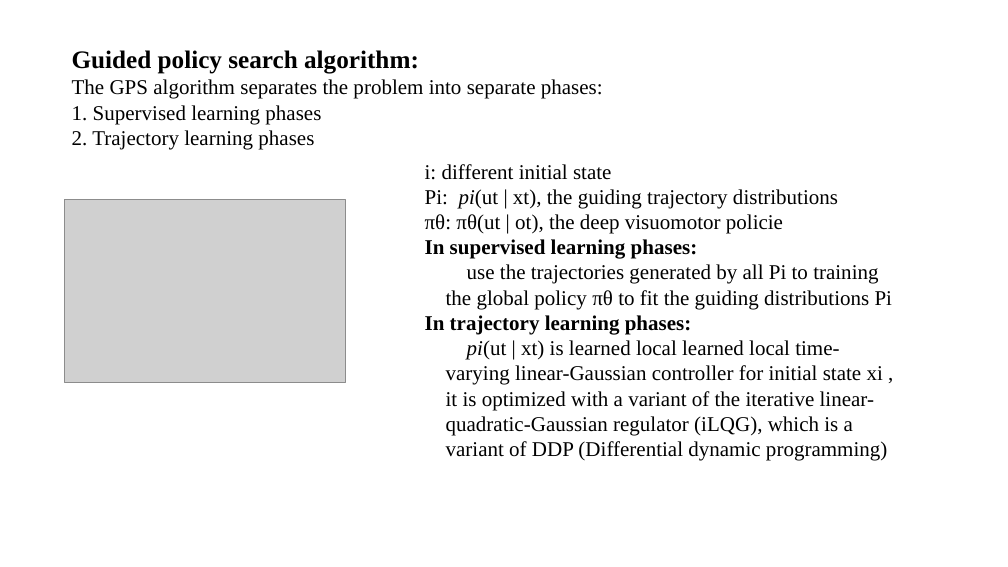
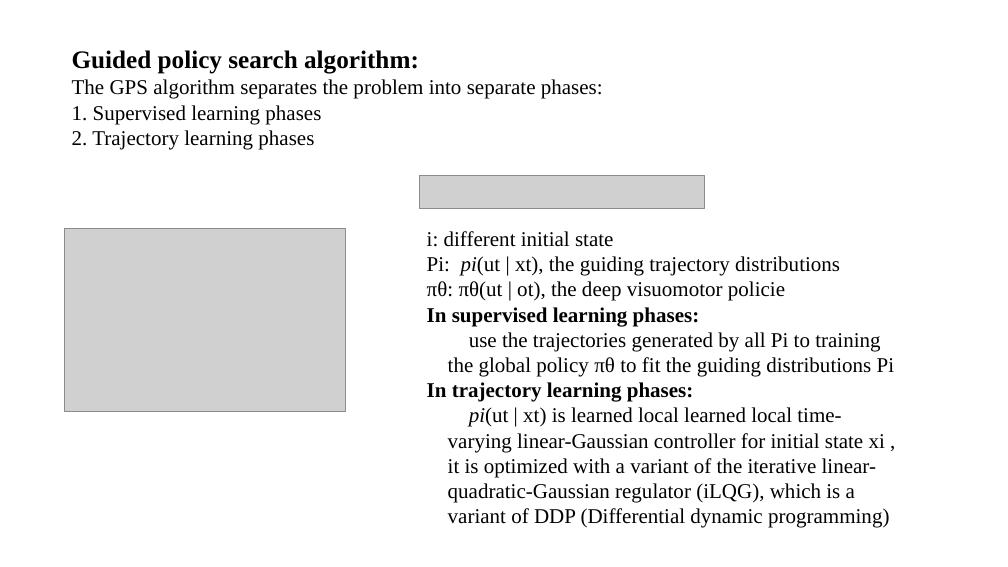
Before and after one commit to yychrzh/my-reinforcement-learning, a slide deck: slide 8 of PPT/End-to-End Training of Deep Visuomotor Policies.pptx. Drawn at 1008x567 pixels with LibreOffice and Linux fonts; fonts in the diff are those of the drawing; grey boxes stand for pictures. Boxes give left, top, right and bottom in pixels: in the first picture for what was removed or moved away, otherwise in the second. Text is boxed around its words. In the diff, an @@ line names an element or a change of style, - is before the commit and + after.

```diff
--- a/PPT/End-to-End Training of Deep Visuomotor Policies.pptx
+++ b/PPT/End-to-End Training of Deep Visuomotor Policies.pptx
@@ picture added at [420, 175, 705, 209] @@
@@ picture: place and size @@
-picture at [64, 200, 346, 383]
+picture at [64, 229, 346, 412]
@@ text "i: different initial state": place and size @@
-text "i: different initial state" at [425, 164, 893, 461]
+text "i: different initial state" at [427, 231, 895, 528]
```
Also in this commit, not shown: 3 other slides changed, 5 other files.
